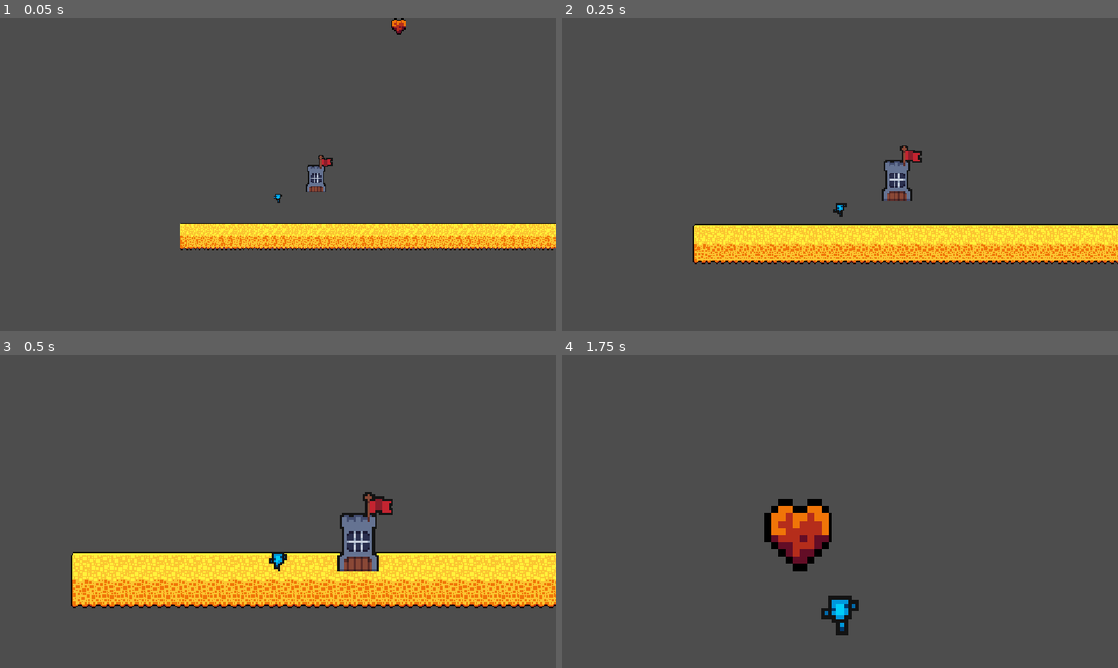
Above: before the commit, frames 1-4 (two rows, left to right).
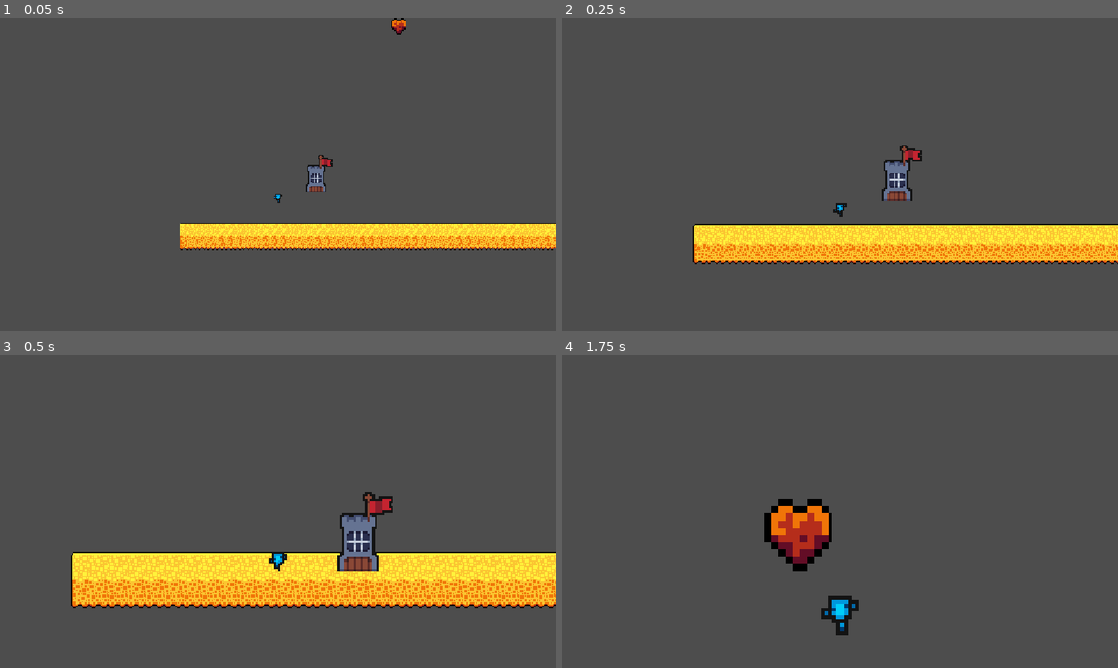
Above: after the commit, the same moments.

Repository: Aearhart55/Terraria-TD
Game: Godot game, scene res://Main.tscn
The game is run twice, just before and just after one commit, with the same random seed, the same clock (stepped at 60 frames per second) and the same inputs.
Inputs (mouse positions are in pixels of both pictures, inside the frame that each line leads up to):
- Up to frame 1 (0.05 s): no input
- Up to frame 2 (0.25 s): no input
- Up to frame 3 (0.5 s): no input
- Up to frame 4 (1.75 s): move the mouse to (962, 495) at 0.52 s; hold D (right) from 0.53 s (still down); click (962, 495) at 0.6 s; tap W (up) at 0.77, 0.8, 1.07, 1.35, 1.52 s; move the mouse to (728, 527) at 1.27 s; click (728, 527) at 1.55 s

The runs differ from the first frame. In frame 1, less than 0.1% of the frame differs, in the area x 58-60%, y 44-48%; in frame 2, less than 0.1%; in frame 3, less than 0.1%, in the area x 67-71%, y 45-52%; in frame 4, nothing differs.

Commit message:
added spawn mechanism

Diff:
--- a/Autum.tres
+++ b/Autum.tres
@@ -204,7 +204,8 @@
 5:19/0 = 0
 
 [resource]
-physics_layer_0/collision_layer = 1
+physics_layer_0/collision_layer = 17
+physics_layer_0/collision_mask = 17
 terrain_set_0/mode = 0
 terrain_set_0/terrain_0/name = "Terrain 0"
 terrain_set_0/terrain_0/color = Color(0.5, 0.34375, 0.25, 1)
--- a/Main.tscn
+++ b/Main.tscn
@@ -1,5 +1,6 @@
 [gd_scene format=4 uid="uid://b6o0l3lv1brkf"]
 
+[ext_resource type="Script" uid="uid://bf5xy62vs14q" path="res://spawn_turret.gd" id="1_3dxm6"]
 [ext_resource type="TileSet" uid="uid://ddbej40xmes5o" path="res://Autum.tres" id="1_glv2v"]
 [ext_resource type="Script" uid="uid://btyepnontupvf" path="res://sphere.gd" id="2_r0du0"]
 [ext_resource type="Texture2D" uid="uid://cqt3dmyw35f2d" path="res://fourSeasonsPlatformer_ [tileset, version 2.0]/objects_/items_.png" id="2_uu6xs"]
@@ -10,6 +11,7 @@
 radius = 5.3437347
 
 [node name="Main" type="Node2D" unique_id=2056424681]
+script = ExtResource("1_3dxm6")
 
 [node name="TileMapLayer" type="TileMapLayer" parent="." unique_id=1497601181]
 tile_map_data = PackedByteArray("AAAAACYAAAAAABIAAAAAACcAAAAAABMAAAABACYAAAABABIAAAABACcAAAABABMAAAACACYAAAABABIAAAACAC …(3376 unchanged characters)…
@@ -35,3 +37,6 @@
 [node name="Tower" parent="." unique_id=1925157362 instance=ExtResource("5_fos0i")]
 position = Vector2(247, 511)
 scale = Vector2(2, 2)
+
+[node name="RayCast2D" type="RayCast2D" parent="." unique_id=924284379]
+hit_from_inside = true
--- /dev/null
+++ b/spawn_turret.gd
@@ -0,0 +1,37 @@
+extends Node2D
+
+const TURRET = preload("uid://c7ec65aq7g0h")
+const GROUND_TOLERANCE : int = 100
+
+func _unhandled_input(_event: InputEvent) -> void:
+	# Detects mouse release
+	if Input.is_action_just_released("lmb"):
+		spawn()
+
+func spawn():
+
+	# creates "ground finder" raycast to locate nearest safe ground
+	var ground_finder := RayCast2D.new()
+	add_child(ground_finder)
+	ground_finder.position = get_local_mouse_position()
+	ground_finder.set_collision_mask_value(5, true)
+	ground_finder.set_collision_mask_value(1, false)
+	ground_finder.target_position = Vector2(0,0)
+	ground_finder.hit_from_inside = true
+
+	ground_finder.force_raycast_update()
+
+	if ground_finder.is_colliding() and ground_finder.get_collision_normal() == Vector2(0,0):
+		ground_finder.queue_free()
+		return
+
+	while not ground_finder.is_colliding() and ground_finder.target_position.y < GROUND_TOLERANCE:
+		ground_finder.target_position.y += 1
+		ground_finder.force_raycast_update()
+
+	if ground_finder.is_colliding():
+		var turret = TURRET.instantiate()
+		turret.position = ground_finder.position + ground_finder.target_position
+		add_child(turret)
+
+	ground_finder.queue_free()
--- a/tower.tscn
+++ b/tower.tscn
@@ -49,7 +49,7 @@
 position = Vector2(3, -5)
 sprite_frames = SubResource("SpriteFrames_jed6l")
 autoplay = "default"
-frame_progress = 0.48859468
+frame_progress = 0.8763861
 
 [node name="CollisionShape2D" type="CollisionShape2D" parent="." unique_id=1092609726]
 visible = false
--- /dev/null
+++ b/turret.gd
@@ -0,0 +1,6 @@
+extends Sprite2D
+
+
+
+func set_pos(pos: Vector2):
+	pass
--- /dev/null
+++ b/turret.tscn
@@ -0,0 +1,12 @@
+[gd_scene format=3 uid="uid://c7ec65aq7g0h"]
+
+[ext_resource type="Texture2D" uid="uid://b47kiy5m3rwui" path="res://Itch Towers/Towers/Combat Towers/spr_tower_lightning_tower.png" id="1_tjdg3"]
+[ext_resource type="Script" uid="uid://beinx0jy8qvsq" path="res://turret.gd" id="2_c5apd"]
+
+[node name="turret" type="Sprite2D" unique_id=269105193]
+texture = ExtResource("1_tjdg3")
+offset = Vector2(0, -18)
+script = ExtResource("2_c5apd")
+
+[node name="bullet_orgin" type="Marker2D" parent="." unique_id=1955310327]
+position = Vector2(0, -30)
Not shown, added: spawn_turret.gd.uid
Not shown, added: turret.gd.uid
